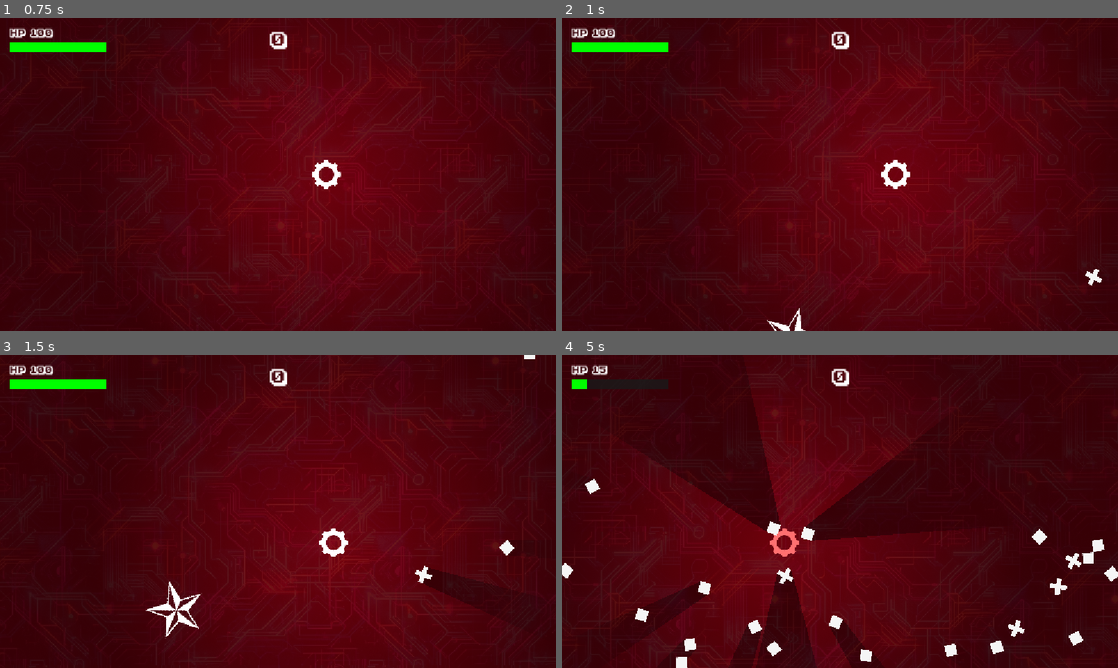
Above: before the commit, frames 1-4 (two rows, left to right).
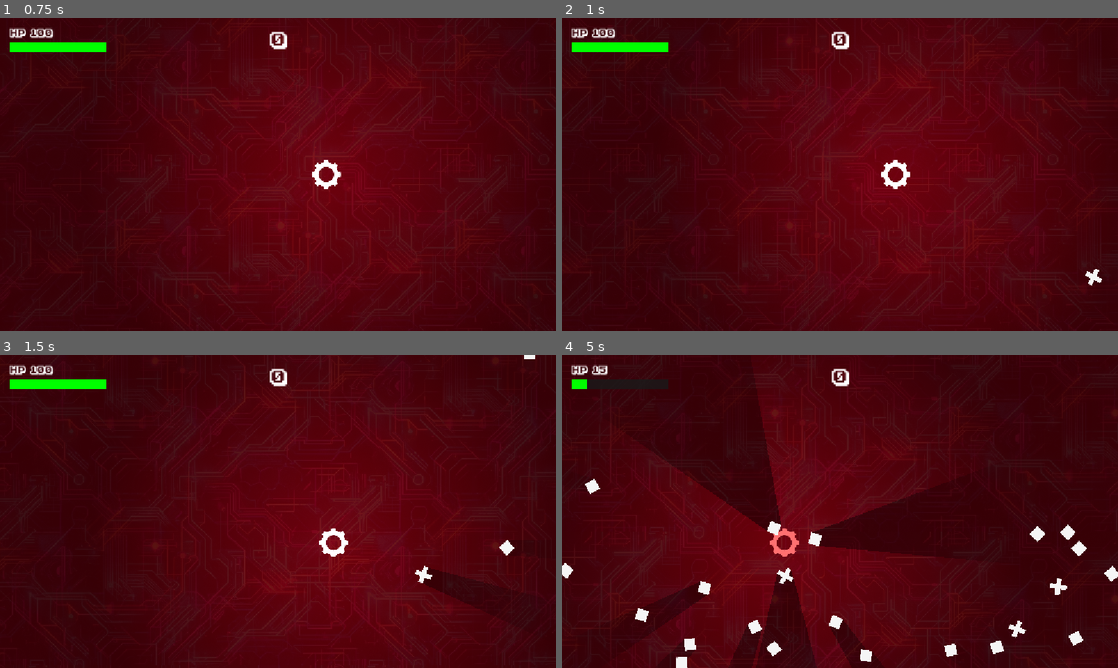
Above: after the commit, the same moments.

Repository: howardkam/Blockade
Game: Godot game, scene res://world_1.tscn
The game is run twice, just before and just after one commit, with the same random seed, the same clock (stepped at 60 frames per second) and the same inputs. Sound files missing from this copy of the repository are replaced by a short silence.
Inputs (mouse positions are in pixels of both pictures, inside the frame that each line leads up to):
- Up to frame 1 (0.75 s): tap Enter at 0.5 s; move the mouse to (400, 158) at 0.52 s; hold D (right) from 0.53 s (still down)
- Up to frame 2 (1 s): keep holding D (right)
- Up to frame 3 (1.5 s): move the mouse to (166, 527) at 1.27 s; release D (right) at 1.28 s; hold S (down) from 1.28 s (still down)
- Up to frame 4 (5 s): move the mouse to (895, 442) at 2.02 s; release S (down) at 2.03 s; hold D (right) 2.03-2.78 s; move the mouse to (812, 574) at 2.77 s; hold I (shootup) 2.78-3.53 s; move the mouse to (1006, 558) at 3.52 s; hold A (left) from 3.53 s (still down); move the mouse to (673, 464) at 4.27 s

Frame 1 is identical in both runs. In frame 2, 0.1% of the frame differs, in the area x 36-44%, y 92-100%; in frame 3, 0.4%; in frame 4, 3.5%, in the area x 18-98%, y 12-95%.

Commit message:
gigantor changes

Diff:
--- a/enemy_gigantor.gd
+++ b/enemy_gigantor.gd
@@ -71,7 +71,7 @@
 
 	# Reduce current scale ratio by the shrink percentage
 	current_scale_ratio -= shrink_percentage / 100.0
-	modulate = Color.DODGER_BLUE
+	modulate = Color.LAWN_GREEN
 
 	# Check if size reached or dropped below min_scale_ratio (10%)
 	if current_scale_ratio <= (min_scale_ratio + 0.001):
@@ -93,7 +93,7 @@
 		if player_node.has_method("add_score"):
 			player_node.add_score(pointvalue)
 		if player_node.has_method("heal"):
-			player_node.heal(30.0)
+			player_node.heal(15.0)
 
 	spawn_score_label(pointvalue)
 
@@ -101,6 +101,7 @@
 		var particles = $ExplosionParticles
 		particles.reparent(get_tree().current_scene)
 		particles.global_position = global_position
+		particles.scale = Vector2.ONE  # Resets particle scale back to 100%
 		particles.emitting = true
 
 		var particle_timer = get_tree().create_timer(1.0)
--- a/enemy_gigantor.tscn
+++ b/enemy_gigantor.tscn
@@ -28,6 +28,7 @@
 [node name="ExplosionParticles" type="CPUParticles2D" parent="." unique_id=719926192]
 emitting = false
 amount = 300
+lifetime = 4.0
 one_shot = true
 speed_scale = 1.5
 explosiveness = 1.0
--- a/world_1.tscn
+++ b/world_1.tscn
@@ -4,7 +4,6 @@
 [ext_resource type="Script" uid="uid://dftuxifqbq8lq" path="res://world_1.gd" id="1_mqyi5"]
 [ext_resource type="Texture2D" uid="uid://ber6fytsvmj8l" path="res://Assets/background-blue2.jpg" id="4_1wjj6"]
 [ext_resource type="AudioStream" uid="uid://bevvbsm6wtsm1" path="res://Assets/musictrack1.wav" id="4_kdx2d"]
-[ext_resource type="PackedScene" uid="uid://cu485jghwebnu" path="res://bomb.tscn" id="5_kdx2d"]
 
 [node name="World 1" type="Node2D" unique_id=1017488468]
 script = ExtResource("1_mqyi5")
@@ -38,6 +37,3 @@
 volume_db = 5.0
 autoplay = true
 max_distance = 5000.0
-
-[node name="bomb" parent="." unique_id=2124733722 instance=ExtResource("5_kdx2d")]
-position = Vector2(-55.526733, 530.21423)
Not shown, added: Assets/healthrecharge.wav.import
Not shown, added: Assets/healthrecharge.wav
